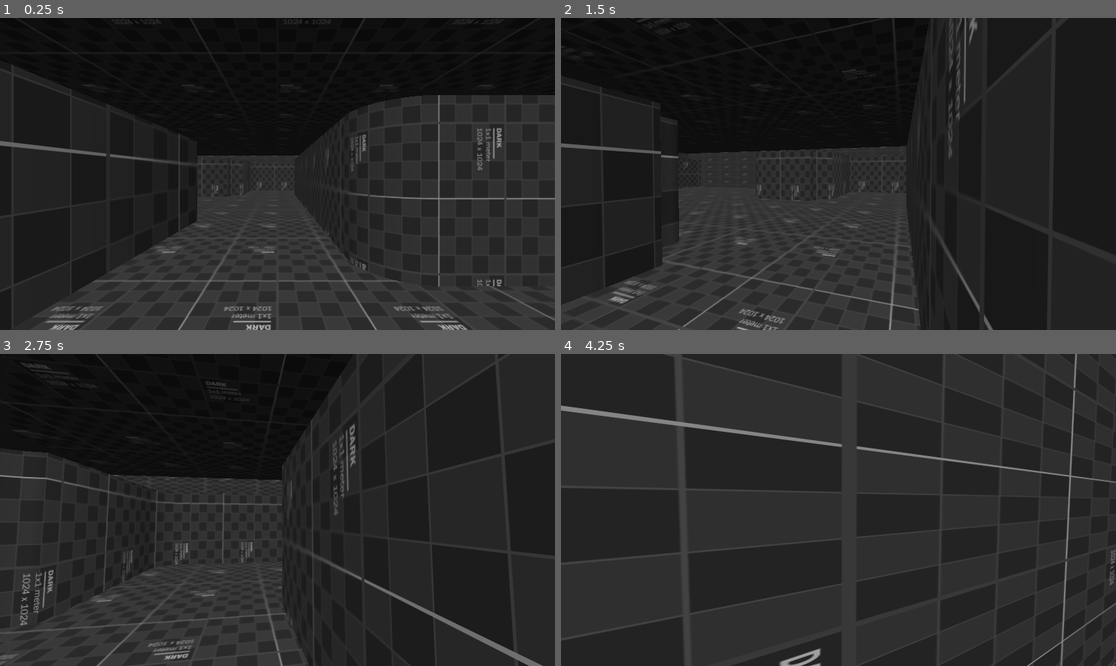
Above: before the commit, frames 1-4 (two rows, left to right).
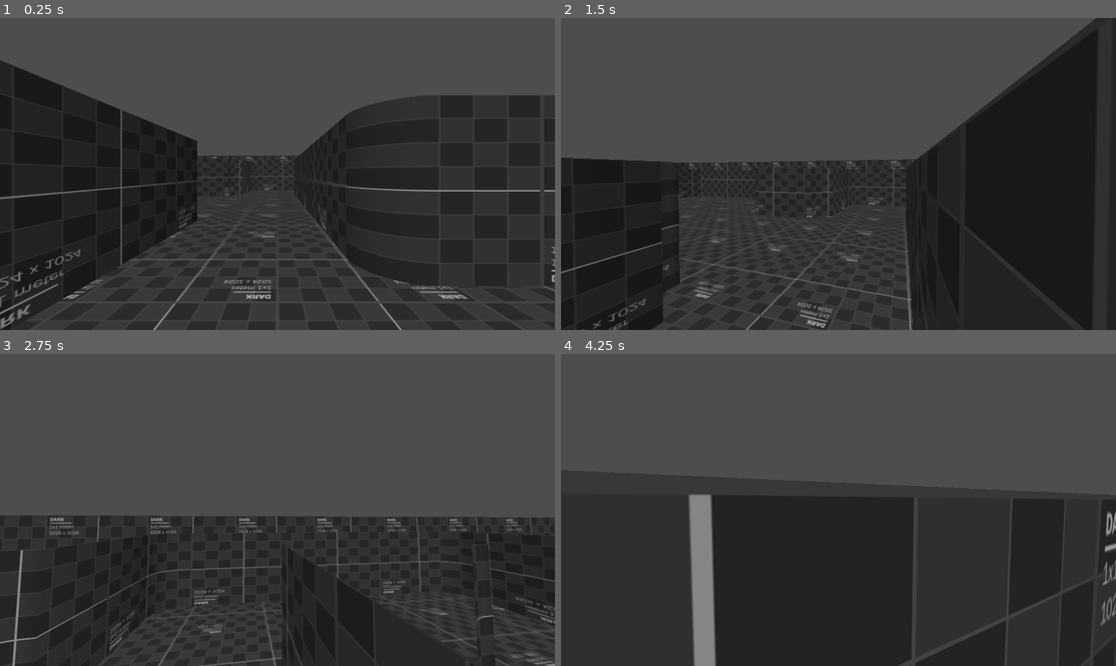
Above: after the commit, the same moments.

Repository: dairycultist/MyTinyGame
Game: Godot game, scene res://world.tscn
Two runs of this game, one before a commit and one after it. Both use one fixed random seed, a clock stepped at 60 frames per second and the inputs below.
Inputs (mouse positions are in pixels of both pictures, inside the frame that each line leads up to):
- Up to frame 1 (0.25 s): no input
- Up to frame 2 (1.5 s): tap Enter (ui_accept) at 0.5, 1.35 s; move the mouse to (866, 174) at 0.52 s; hold Enter (ui_accept) 0.53-1.28 s; hold W (walk_up) from 0.53 s (still down); move the mouse to (810, 174) at 1.27 s
- Up to frame 3 (2.75 s): keep holding W (walk_up); tap Enter (ui_accept) at 1.52, 1.82 s; move the mouse to (288, 503) at 2.02 s; hold Enter (ui_accept) from 2.03 s (still down)
- Up to frame 4 (4.25 s): keep holding W (walk_up); move the mouse to (832, 516) at 2.77 s; release Enter (ui_accept) at 2.78 s; tap Enter (ui_accept) at 2.85, 3.02, 3.32 s; move the mouse to (877, 513) at 3.52 s; hold Enter (ui_accept) from 3.53 s (still down)

The runs differ from the first frame. In frame 1, 35% of the frame differs, in the area x 0-100%, y 0-100%; in frame 2, 40%; in frame 3, 56%; in frame 4, 42%.

Commit message:
Stuff

Diff:
--- a/arena/debug.tres
+++ b/arena/debug.tres
@@ -7,4 +7,4 @@
 render_priority = 0
 shader = ExtResource("1_ig8kd")
 shader_parameter/tex = ExtResource("2_s7a7q")
-shader_parameter/uv_scale = 20.0
+shader_parameter/uv_scale = 1.0
--- a/player_controller.gd
+++ b/player_controller.gd
@@ -18,12 +18,18 @@
 	var input_dir := Input.get_vector("walk_left", "walk_right", "walk_up", "walk_down")
 	var direction := (transform.basis * Vector3(input_dir.x, 0, input_dir.y)).normalized()
 
+	if is_on_floor():
+		if Input.is_action_pressed("ui_accept"):
+			velocity.y = 8
+	else:
+		velocity.y -= 20 * delta
+
 	if direction:
 		velocity.x += direction.x * accel * delta
 		velocity.z += direction.z * accel * delta
 
-	velocity += get_gravity() * 2.5 * delta
-	velocity = lerp(velocity, Vector3.ZERO, delta * drag)
+	velocity.x = lerp(velocity.x, 0.0, delta * drag)
+	velocity.z = lerp(velocity.z, 0.0, delta * drag)
 
 	move_and_slide()
 
--- a/world.tscn
+++ b/world.tscn
@@ -31,8 +31,6 @@
 surface_material_override/0 = ExtResource("3_aqk2v")
 surface_material_override/1 = ExtResource("3_aqk2v")
 surface_material_override/2 = ExtResource("3_aqk2v")
-surface_material_override/3 = ExtResource("3_aqk2v")
-surface_material_override/4 = ExtResource("3_aqk2v")
 
 [node name="Sun" type="DirectionalLight3D" parent="."]
 transform = Transform3D(0.744463, -0.524407, 0.413246, 0, 0.618943, 0.785436, -0.667664, -0.584728, 0.46078, 0, 0, 0)
Not shown, changed: arena/arena.mtl
Not shown, changed: arena/arena.obj
